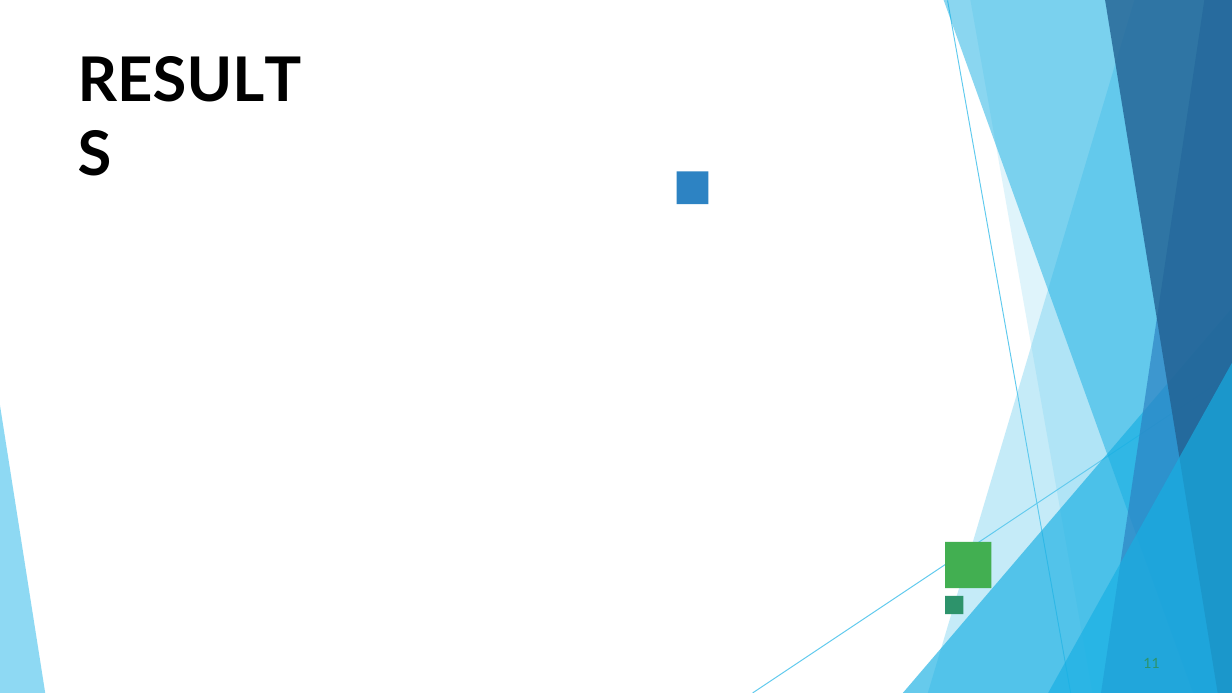
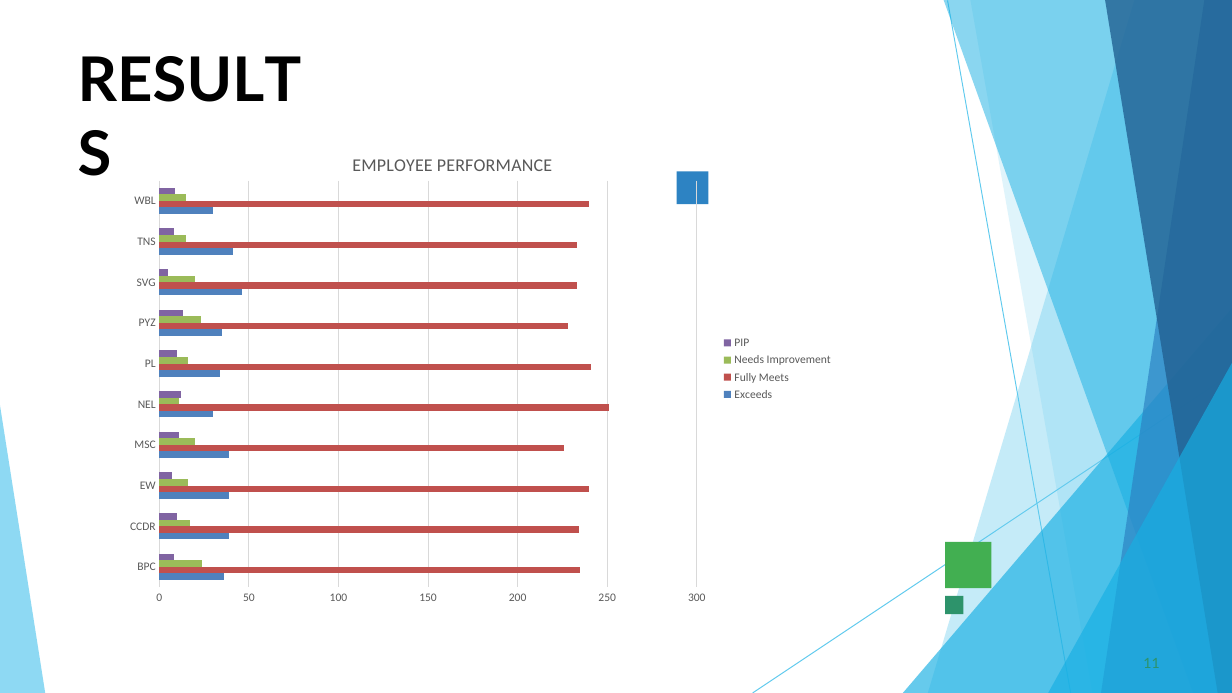
Before and after one commit to YAMI2047/YAMI, a slide deck: slide 11 of Employee_Data_Analysis_2.pptx. Drawn at 1232x693 pixels with LibreOffice and Linux fonts; fonts in the diff are those of the drawing; background and template pictures are left out. Boxes give left, top, right and bottom in pixels: in the first picture for what was removed or moved away, otherwise in the second. Text is boxed around its words. In the diff, an @@ line names an element or a change of style, - is before the commit and + after.

```diff
--- a/Employee_Data_Analysis_2.pptx
+++ b/Employee_Data_Analysis_2.pptx
@@ bar chart added at [116, 123, 843, 614] @@
+title "EMPLOYEE PERFORMANCE  "
+categories: BPC, CCDR, EW, MSC, NEL, PL, PYZ, SVG, TNS, WBL
+Exceeds: 36, 39, 39, 39, 30, 34, 35, 46, 41, 30
+Fully Meets: 235, 234, 240, 226, 251, 241, 228, 233, 233, 240
+Needs Improvement: 24, 17, 16, 20, 11, 16, 23, 20, 15, 15
+PIP: 8, 10, 7, 11, 12, 10, 13, 5, 8, 9
```
